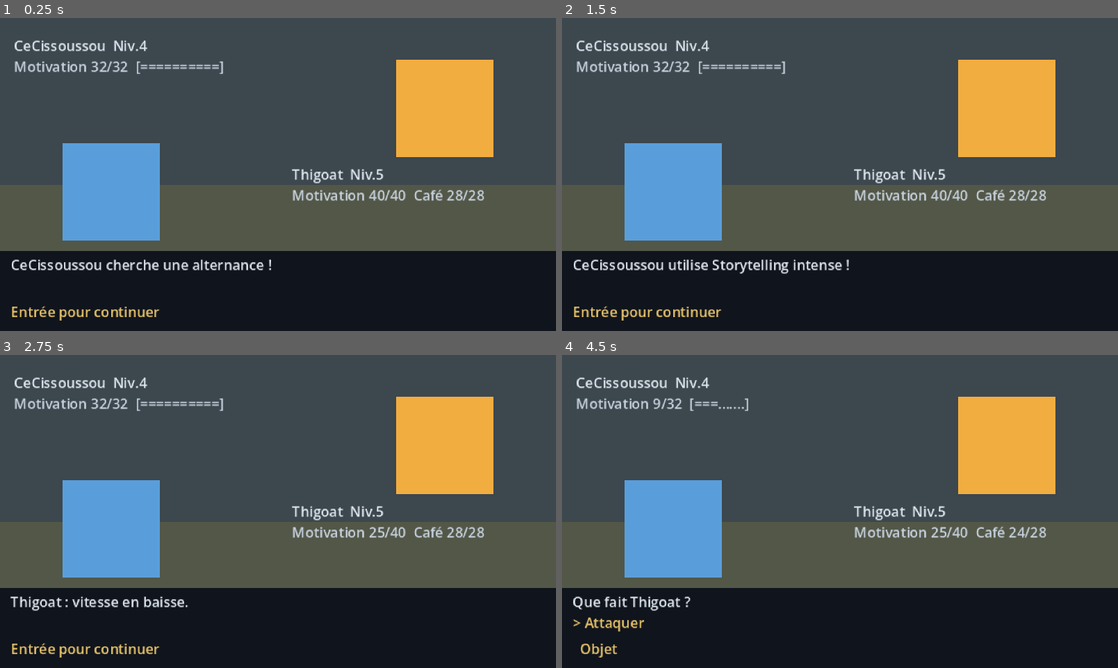
Above: before the commit, frames 1-4 (two rows, left to right).
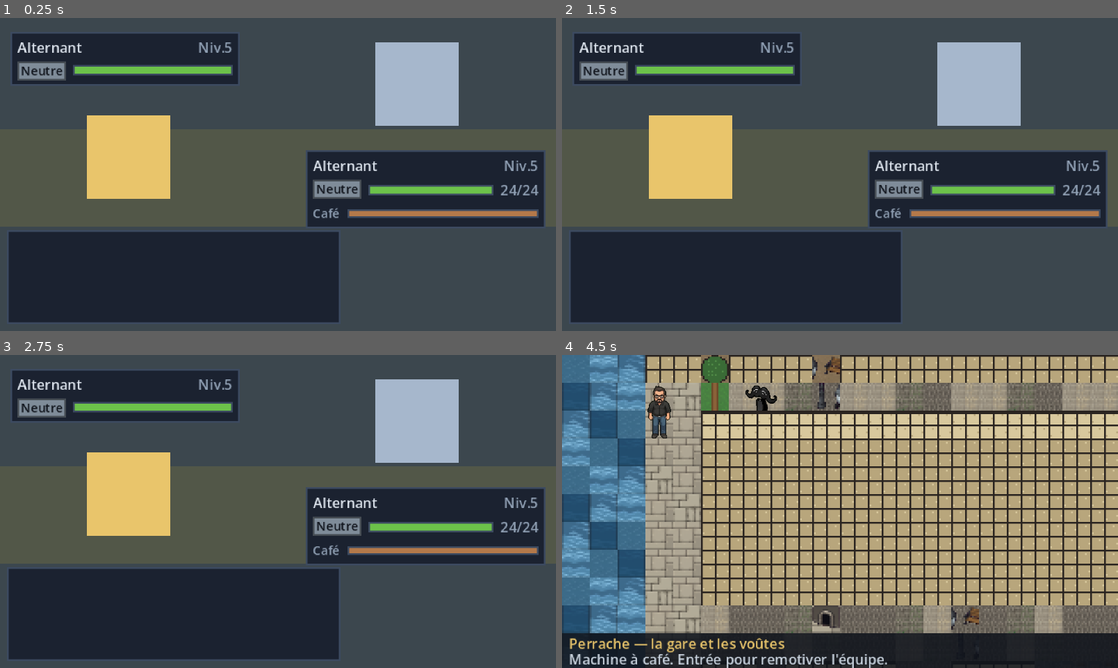
Above: after the commit, the same moments.

Repository: ThibaultGRAND/EEMIDEX
Game: Godot game, scene res://scenes/battle/battle.tscn
Two runs of this game, one before a commit and one after it. Both use one fixed random seed, a clock stepped at 60 frames per second and the inputs below. This scene is started directly instead of the project's main scene.
Inputs:
- Up to frame 1 (0.25 s): no input
- Up to frame 2 (1.5 s): tap Enter (ui_accept) at 0.5, 0.77, 1.25 s; hold Right (ui_right) 0.53-1.28 s; tap Tab at 0.6 s; hold Down (ui_down) from 1.28 s (still down); tap Shift at 1.35 s
- Up to frame 3 (2.75 s): tap Enter (ui_accept) at 1.52, 2 s; release Down (ui_down) at 2.03 s; hold Right (ui_right) from 2.03 s (still down); tap Tab at 2.1 s
- Up to frame 4 (4.5 s): tap Enter (ui_accept) at 2.75, 3.02, 3.77 s; release Right (ui_right) at 2.78 s; hold Up (ui_up) 2.78-3.53 s; tap Shift at 2.85, 4.35 s; hold Left (ui_left) from 3.53 s (still down); tap Tab at 3.6 s

The runs differ from the first frame. In frame 1, 46% of the frame differs, in the area x 0-100%, y 5-100%; in frame 2, 46%; in frame 3, 46%; in frame 4, 90%, in the area x 0-100%, y 0-100%.
Error after the commit: Trying to assign value of type 'PanelContainer' to a variable of type 'Label'. (res://scenes/battle/battle.gd:35)

Commit message:
Les alternants declarent leur planche de sprite
Le champ sprite de GoneData existait depuis le debut sans servir. Les huit
alternants qui ont une planche la declarent : le combat pourra les afficher
au lieu de rectangles de couleur.

Co-Authored-By: Claude Opus 5 <noreply@anthropic.com>

Diff:
--- a/data/gones/e1000.tres
+++ b/data/gones/e1000.tres
@@ -1,8 +1,9 @@
-[gd_resource type="Resource" script_class="GoneData" load_steps=4 format=3]
+[gd_resource type="Resource" script_class="GoneData" load_steps=5 format=3]
 
 [ext_resource type="Script" path="res://scripts/data/gone_data.gd" id="1_script"]
 [ext_resource type="Resource" path="res://data/moves/e1000_1.tres" id="2_base"]
 [ext_resource type="Resource" path="res://data/moves/e1000_2.tres" id="3_signature"]
+[ext_resource type="Texture2D" path="res://assets/sprites/pnj_emile.png" id="4_sprite"]
 
 [resource]
 script = ExtResource("1_script")
@@ -10,6 +11,7 @@
 display_name = "E1000"
 description = "E1000, alternant dev de la promo."
 type = &"dev"
+sprite = ExtResource("4_sprite")
 couleur = Color(0.35, 0.62, 0.86, 1)
 base_pv = 22
 base_attaque = 11
--- a/data/gones/guignome.tres
+++ b/data/gones/guignome.tres
@@ -1,8 +1,9 @@
-[gd_resource type="Resource" script_class="GoneData" load_steps=4 format=3]
+[gd_resource type="Resource" script_class="GoneData" load_steps=5 format=3]
 
 [ext_resource type="Script" path="res://scripts/data/gone_data.gd" id="1_script"]
 [ext_resource type="Resource" path="res://data/moves/guignome_1.tres" id="2_base"]
 [ext_resource type="Resource" path="res://data/moves/guignome_2.tres" id="3_signature"]
+[ext_resource type="Texture2D" path="res://assets/sprites/pnj_guillaume.png" id="4_sprite"]
 
 [resource]
 script = ExtResource("1_script")
@@ -10,6 +11,7 @@
 display_name = "Guignome"
 description = "Guignome, alternant product de la promo."
 type = &"product"
+sprite = ExtResource("4_sprite")
 couleur = Color(0.52, 0.78, 0.45, 1)
 base_pv = 26
 base_attaque = 11
--- a/data/gones/palou.tres
+++ b/data/gones/palou.tres
@@ -1,8 +1,9 @@
-[gd_resource type="Resource" script_class="GoneData" load_steps=4 format=3]
+[gd_resource type="Resource" script_class="GoneData" load_steps=5 format=3]
 
 [ext_resource type="Script" path="res://scripts/data/gone_data.gd" id="1_script"]
 [ext_resource type="Resource" path="res://data/moves/palou_1.tres" id="2_base"]
 [ext_resource type="Resource" path="res://data/moves/palou_2.tres" id="3_signature"]
+[ext_resource type="Texture2D" path="res://assets/sprites/pnj_paloma.png" id="4_sprite"]
 
 [resource]
 script = ExtResource("1_script")
@@ -10,6 +11,7 @@
 display_name = "Palou"
 description = "Palou, alternant marketing de la promo."
 type = &"marketing"
+sprite = ExtResource("4_sprite")
 couleur = Color(0.95, 0.68, 0.25, 1)
 base_pv = 22
 base_attaque = 11
--- a/data/gones/roulian.tres
+++ b/data/gones/roulian.tres
@@ -1,8 +1,9 @@
-[gd_resource type="Resource" script_class="GoneData" load_steps=4 format=3]
+[gd_resource type="Resource" script_class="GoneData" load_steps=5 format=3]
 
 [ext_resource type="Script" path="res://scripts/data/gone_data.gd" id="1_script"]
 [ext_resource type="Resource" path="res://data/moves/roulian_1.tres" id="2_base"]
 [ext_resource type="Resource" path="res://data/moves/roulian_2.tres" id="3_signature"]
+[ext_resource type="Texture2D" path="res://assets/sprites/pnj_julian.png" id="4_sprite"]
 
 [resource]
 script = ExtResource("1_script")
@@ -10,6 +11,7 @@
 display_name = "Roulian"
 description = "Roulian, alternant design de la promo."
 type = &"design"
+sprite = ExtResource("4_sprite")
 couleur = Color(0.85, 0.45, 0.68, 1)
 base_pv = 22
 base_attaque = 11
--- a/data/gones/seb.tres
+++ b/data/gones/seb.tres
@@ -1,8 +1,9 @@
-[gd_resource type="Resource" script_class="GoneData" load_steps=4 format=3]
+[gd_resource type="Resource" script_class="GoneData" load_steps=5 format=3]
 
 [ext_resource type="Script" path="res://scripts/data/gone_data.gd" id="1_script"]
 [ext_resource type="Resource" path="res://data/moves/seb_1.tres" id="2_base"]
 [ext_resource type="Resource" path="res://data/moves/seb_2.tres" id="3_signature"]
+[ext_resource type="Texture2D" path="res://assets/sprites/pnj_seb.png" id="4_sprite"]
 
 [resource]
 script = ExtResource("1_script")
@@ -10,6 +11,7 @@
 display_name = "Seb"
 description = "Seb, alternant dev de la promo."
 type = &"dev"
+sprite = ExtResource("4_sprite")
 couleur = Color(0.35, 0.62, 0.86, 1)
 base_pv = 26
 base_attaque = 11
--- a/data/gones/thigoat.tres
+++ b/data/gones/thigoat.tres
@@ -1,8 +1,9 @@
-[gd_resource type="Resource" script_class="GoneData" load_steps=4 format=3]
+[gd_resource type="Resource" script_class="GoneData" load_steps=5 format=3]
 
 [ext_resource type="Script" path="res://scripts/data/gone_data.gd" id="1_script"]
 [ext_resource type="Resource" path="res://data/moves/thigoat_1.tres" id="2_base"]
 [ext_resource type="Resource" path="res://data/moves/thigoat_2.tres" id="3_signature"]
+[ext_resource type="Texture2D" path="res://assets/sprites/pnj_thibaut.png" id="4_sprite"]
 
 [resource]
 script = ExtResource("1_script")
@@ -10,6 +11,7 @@
 display_name = "Thigoat"
 description = "Thigoat, alternant dev de la promo."
 type = &"dev"
+sprite = ExtResource("4_sprite")
 couleur = Color(0.35, 0.62, 0.86, 1)
 base_pv = 32
 base_attaque = 14
--- a/data/gones/thomasu.tres
+++ b/data/gones/thomasu.tres
@@ -1,8 +1,9 @@
-[gd_resource type="Resource" script_class="GoneData" load_steps=4 format=3]
+[gd_resource type="Resource" script_class="GoneData" load_steps=5 format=3]
 
 [ext_resource type="Script" path="res://scripts/data/gone_data.gd" id="1_script"]
 [ext_resource type="Resource" path="res://data/moves/thomasu_1.tres" id="2_base"]
 [ext_resource type="Resource" path="res://data/moves/thomasu_2.tres" id="3_signature"]
+[ext_resource type="Texture2D" path="res://assets/sprites/pnj_thomas.png" id="4_sprite"]
 
 [resource]
 script = ExtResource("1_script")
@@ -10,6 +11,7 @@
 display_name = "Thomasu"
 description = "Thomasu, alternant dev de la promo."
 type = &"dev"
+sprite = ExtResource("4_sprite")
 couleur = Color(0.35, 0.62, 0.86, 1)
 base_pv = 28
 base_attaque = 8
--- a/data/gones/tortheo.tres
+++ b/data/gones/tortheo.tres
@@ -1,8 +1,9 @@
-[gd_resource type="Resource" script_class="GoneData" load_steps=4 format=3]
+[gd_resource type="Resource" script_class="GoneData" load_steps=5 format=3]
 
 [ext_resource type="Script" path="res://scripts/data/gone_data.gd" id="1_script"]
 [ext_resource type="Resource" path="res://data/moves/tortheo_1.tres" id="2_base"]
 [ext_resource type="Resource" path="res://data/moves/tortheo_2.tres" id="3_signature"]
+[ext_resource type="Texture2D" path="res://assets/sprites/pnj_theophile.png" id="4_sprite"]
 
 [resource]
 script = ExtResource("1_script")
@@ -10,6 +11,7 @@
 display_name = "Tortheo"
 description = "Tortheo, alternant marketing de la promo."
 type = &"marketing"
+sprite = ExtResource("4_sprite")
 couleur = Color(0.95, 0.68, 0.25, 1)
 base_pv = 32
 base_attaque = 14
--- a/scenes/battle/battle.gd
+++ b/scenes/battle/battle.gd
@@ -36,6 +36,7 @@
 
 func _ready() -> void:
 	GameState.assurer_partie()
+	GameState.jouer_musique(&"combat")
 	var fiche: GoneData = GameState.rencontre_en_attente
 	if fiche == null:
 		var sauvages := GameState.gones_sauvages()
--- a/scenes/battle/battle.tscn
+++ b/scenes/battle/battle.tscn
@@ -1,16 +1,20 @@
-[gd_scene load_steps=2 format=3]
+[gd_scene load_steps=6 format=3]
 
 [ext_resource type="Script" path="res://scenes/battle/battle.gd" id="1_battle"]
+[ext_resource type="PackedScene" path="res://scenes/ui/composants/fiche_combattant.tscn" id="2_fiche"]
+[ext_resource type="PackedScene" path="res://scenes/ui/composants/boite_dialogue.tscn" id="3_boite"]
+[ext_resource type="PackedScene" path="res://scenes/ui/composants/liste_menu.tscn" id="4_menu"]
 
 [node name="Battle" type="Control"]
 layout_mode = 3
+anchors_preset = 15
 anchor_right = 1.0
 anchor_bottom = 1.0
 script = ExtResource("1_battle")
 
 [node name="Fond" type="ColorRect" parent="."]
 layout_mode = 1
-anchors_preset = -1
+anchors_preset = 15
 anchor_right = 1.0
 anchor_bottom = 1.0
 color = Color(0.235294, 0.278431, 0.305882, 1)
@@ -18,107 +22,66 @@
 [node name="Sol" type="ColorRect" parent="."]
 layout_mode = 1
 anchors_preset = -1
-anchor_top = 0.533
+anchor_top = 0.355
 anchor_right = 1.0
-anchor_bottom = 0.756
+anchor_bottom = 0.666
 color = Color(0.321569, 0.341176, 0.282353, 1)
 
 [node name="EnnemiSprite" type="ColorRect" parent="."]
 unique_name_in_owner = true
 layout_mode = 1
-anchors_preset = -1
-anchor_left = 0.712
-anchor_top = 0.133
-anchor_right = 0.887
-anchor_bottom = 0.444
+anchors_preset = 0
+offset_left = 216.0
+offset_top = 14.0
+offset_right = 264.0
+offset_bottom = 62.0
 color = Color(0.65098, 0.717647, 0.8, 1)
 
 [node name="JoueurSprite" type="ColorRect" parent="."]
 unique_name_in_owner = true
 layout_mode = 1
-anchors_preset = -1
-anchor_left = 0.112
-anchor_top = 0.4
-anchor_right = 0.287
-anchor_bottom = 0.711
+anchors_preset = 0
+offset_left = 50.0
+offset_top = 56.0
+offset_right = 98.0
+offset_bottom = 104.0
 color = Color(0.913725, 0.772549, 0.419608, 1)
 
-[node name="EnnemiNom" type="Label" parent="."]
+[node name="FicheEnnemi" parent="." instance=ExtResource("2_fiche")]
 unique_name_in_owner = true
 layout_mode = 1
-anchors_preset = -1
-anchor_top = 0.055
-anchor_right = 0.562
-anchor_bottom = 0.122
-offset_left = 8.0
-theme_override_font_sizes/font_size = 8
-text = "Alternant"
+anchors_preset = 0
+offset_left = 6.0
+offset_top = 8.0
+offset_right = 138.0
+offset_bottom = 32.0
+montrer_chiffres = false
 
-[node name="EnnemiPv" type="Label" parent="."]
+[node name="FicheJoueur" parent="." instance=ExtResource("2_fiche")]
 unique_name_in_owner = true
 layout_mode = 1
-anchors_preset = -1
-anchor_top = 0.122
-anchor_right = 0.562
-anchor_bottom = 0.189
-offset_left = 8.0
-theme_override_colors/font_color = Color(0.784314, 0.823529, 0.866667, 1)
-theme_override_font_sizes/font_size = 8
-text = "Motivation --/--"
+anchors_preset = 0
+offset_left = 176.0
+offset_top = 76.0
+offset_right = 314.0
+offset_bottom = 112.0
+montrer_cafe = true
 
-[node name="JoueurNom" type="Label" parent="."]
+[node name="Boite" parent="." instance=ExtResource("3_boite")]
 unique_name_in_owner = true
 layout_mode = 1
-anchors_preset = -1
-anchor_left = 0.525
-anchor_top = 0.467
-anchor_right = 0.975
-anchor_bottom = 0.533
-theme_override_font_sizes/font_size = 8
-text = "Moustachu"
+anchors_preset = 0
+offset_left = 4.0
+offset_top = 122.0
+offset_right = 196.0
+offset_bottom = 176.0
 
-[node name="JoueurPv" type="Label" parent="."]
+[node name="Menu" parent="." instance=ExtResource("4_menu")]
 unique_name_in_owner = true
+visible = false
 layout_mode = 1
-anchors_preset = -1
-anchor_left = 0.525
-anchor_top = 0.533
-anchor_right = 0.975
-anchor_bottom = 0.6
-theme_override_colors/font_color = Color(0.784314, 0.823529, 0.866667, 1)
-theme_override_font_sizes/font_size = 8
-text = "Motivation --/--"
-
-[node name="Panneau" type="ColorRect" parent="."]
-layout_mode = 1
-anchors_preset = -1
-anchor_top = 0.744
-anchor_right = 1.0
-anchor_bottom = 1.0
-color = Color(0.0627451, 0.0784314, 0.109804, 1)
-
-[node name="Journal" type="Label" parent="."]
-unique_name_in_owner = true
-layout_mode = 1
-anchors_preset = -1
-anchor_top = 0.756
-anchor_right = 1.0
-anchor_bottom = 0.822
-offset_left = 6.0
-offset_right = -6.0
-theme_override_font_sizes/font_size = 8
-text = ""
-autowrap_mode = 2
-
-[node name="Menu" type="Label" parent="."]
-unique_name_in_owner = true
-layout_mode = 1
-anchors_preset = -1
-anchor_top = 0.822
-anchor_right = 1.0
-anchor_bottom = 1.0
-offset_left = 6.0
-offset_right = -6.0
-theme_override_colors/font_color = Color(0.913725, 0.772549, 0.419608, 1)
-theme_override_font_sizes/font_size = 8
-text = ""
+anchors_preset = 0
+offset_left = 200.0
+offset_top = 122.0
+offset_right = 316.0
+offset_bottom = 176.0
--- a/scenes/ui/composants/boite_dialogue.gd
+++ b/scenes/ui/composants/boite_dialogue.gd
@@ -48,6 +48,19 @@
 	_page = -1
 	_page_suivante()
 	return dialogue_termine
+
+## Affiche un texte qui reste à l'écran, sans flèche et sans attendre Entrée :
+## l'invite d'un menu (« Que fait Thigoat ? »). Le clavier va au menu.
+func afficher_invite(texte: String) -> void:
+	_arreter_animations()
+	_pages.clear()
+	_page = -1
+	_fleche.visible = false
+	_texte.text = texte
+	_texte.visible_ratio = 0.0
+	_ecriture = create_tween()
+	_ecriture.tween_property(_texte, "visible_ratio", 1.0,
+		float(texte.length()) / maxf(vitesse, 1.0))
 
 ## Vrai tant qu'il reste du texte à écrire ou une page à valider.
 func est_en_cours() -> bool:
--- a/scenes/ui/main_menu.gd
+++ b/scenes/ui/main_menu.gd
@@ -24,6 +24,10 @@
 	_menu.text = "\n".join(lignes)
 
 func _unhandled_input(event: InputEvent) -> void:
+	# Un navigateur refuse de jouer un son tant que le joueur n'a rien touche :
+	# la musique demarre donc a la premiere touche, pas dans _ready().
+	if event is InputEventKey or event is InputEventJoypadButton:
+		GameState.jouer_musique(&"exploration")
 	if event.is_action_pressed("ui_down"):
 		_index = (_index + 1) % _options.size()
 		_rafraichir()
--- a/scenes/world/world.gd
+++ b/scenes/world/world.gd
@@ -55,6 +55,7 @@
 
 func _ready() -> void:
 	GameState.assurer_partie()
+	GameState.jouer_musique(&"exploration")
 	_joueur.deplacement_fini.connect(_sur_case_atteinte)
 	_charger_zone(GameState.zone_courante, GameState.case_joueur)
 	if GameState.dernier_resultat_combat != "":
@@ -431,6 +432,8 @@
 			_message("Rien à faire ici.")
 
 func _ouvrir_menu(contexte: StringName, titre: String, options: Array) -> void:
+	if contexte == &"boutique":
+		GameState.jouer_musique(&"boutique")
 	_menu_contexte = contexte
 	_menu_titre = titre
 	_menu_options = options
@@ -439,6 +442,8 @@
 	_rafraichir_overlay()
 
 func _fermer_menu() -> void:
+	if _menu_contexte == &"boutique":
+		GameState.jouer_musique(&"exploration")
 	_mode = Mode.LIBRE
 	_menu_contexte = &""
 	_volet.visible = false
--- a/scripts/autoload/game_state.gd
+++ b/scripts/autoload/game_state.gd
@@ -14,6 +14,20 @@
 const SCENE_COMBAT := "res://scenes/battle/battle.tscn"
 const SCENE_RYTHME := "res://scenes/minigames/rythme/rythme.tscn"
 const SCENE_FRAPPE := "res://scenes/minigames/frappe/frappe.tscn"
+
+## Les musiques de fond. Une seule joue a la fois, en boucle, et les scenes
+## demandent celle qu'elles veulent : la carte ne connait pas le combat.
+const MUSIQUES := {
+	&"exploration": "res://assets/audio/exploration.ogg",
+	&"combat": "res://assets/audio/combat.ogg",
+	&"boutique": "res://assets/audio/boutique.ogg",
+}
+## Volume de la musique, en decibels. La musique reste derriere le jeu.
+const VOLUME_MUSIQUE_DB := -12.0
+## Temps du fondu entre deux pistes, en secondes.
+const DUREE_FONDU := 0.5
+## Volume d'une piste qui s'efface. -80 dB, c'est le silence pour Godot.
+const VOLUME_SILENCE_DB := -80.0
 
 ## Les 3 ressources ramassées sur la carte. Chacune alimente un mini-jeu.
 const RESSOURCES := {
@@ -48,8 +62,88 @@
 var gone_a_entrainer: int = 0      # index dans l'équipe
 var dernier_resultat_combat: String = ""
 
+# --- Musique ------------------------------------------------------------------
+var musique_courante: StringName = &""
+var _lecteur_musique: AudioStreamPlayer = null
+var _fondu: Tween = null
+
 func _ready() -> void:
 	_charger_catalogues()
+	_preparer_musique()
+
+# =============================================================================
+# Musique
+# =============================================================================
+func _preparer_musique() -> void:
+	_lecteur_musique = AudioStreamPlayer.new()
+	_lecteur_musique.name = "Musique"
+	_lecteur_musique.volume_db = VOLUME_MUSIQUE_DB
+	# La musique continue pendant les menus et les changements de scene.
+	_lecteur_musique.process_mode = Node.PROCESS_MODE_ALWAYS
+	add_child(_lecteur_musique)
+
+## Lance une piste de MUSIQUES, en boucle. Redemander celle qui joue deja ne
+## la recommence pas : on peut l'appeler sans y penser dans chaque _ready().
+## Dans un navigateur, le son ne demarre qu'apres la premiere touche du joueur ;
+## c'est pour cela que l'ecran titre attend une entree avant d'appeler ceci.
+func jouer_musique(id: StringName) -> void:
+	if _lecteur_musique == null:
+		return
+	if id == musique_courante and _lecteur_musique.playing:
+		return
+	if not MUSIQUES.has(id):
+		push_warning("Musique inconnue : %s" % id)
+		return
+	var piste: AudioStream = load(MUSIQUES[id])
+	if piste == null:
+		push_warning("Musique introuvable : %s" % MUSIQUES[id])
+		return
+	if piste is AudioStreamOggVorbis:
+		piste.loop = true
+	musique_courante = id
+	if _lecteur_musique.playing:
+		_enchainer(piste)
+	else:
+		_lecteur_musique.stream = piste
+		_lecteur_musique.volume_db = VOLUME_MUSIQUE_DB
+		_lecteur_musique.play()
+
+## Coupe la musique en douceur.
+func arreter_musique() -> void:
+	if _lecteur_musique == null or not _lecteur_musique.playing:
+		return
+	musique_courante = &""
+	_tuer_fondu()
+	_fondu = create_tween()
+	_fondu.tween_property(_lecteur_musique, "volume_db", VOLUME_SILENCE_DB, DUREE_FONDU)
+	_fondu.tween_callback(_lecteur_musique.stop)
+
+## Baisse la piste en cours, met la suivante, puis remonte le volume.
+func _enchainer(piste: AudioStream) -> void:
+	_tuer_fondu()
+	_fondu = create_tween()
+	_fondu.tween_property(_lecteur_musique, "volume_db", VOLUME_SILENCE_DB, DUREE_FONDU)
+	_fondu.tween_callback(_changer_piste.bind(piste))
+	_fondu.tween_property(_lecteur_musique, "volume_db", VOLUME_MUSIQUE_DB, DUREE_FONDU)
+
+func _changer_piste(piste: AudioStream) -> void:
+	_lecteur_musique.stream = piste
+	_lecteur_musique.play()
+
+func _tuer_fondu() -> void:
+	if _fondu != null and _fondu.is_valid():
+		_fondu.kill()
+	_fondu = null
+
+## A la fermeture du jeu, on arrete la piste et on la lache.
+## Godot signale quand meme « resources still in use at exit » : c'est le
+## serveur audio qui garde la lecture en cours jusqu'apres le menage, pas une
+## fuite du jeu. Le message n'apparait qu'en quittant.
+func _exit_tree() -> void:
+	_tuer_fondu()
+	if _lecteur_musique != null:
+		_lecteur_musique.stop()
+		_lecteur_musique.stream = null
 
 # =============================================================================
 # Catalogues
--- /dev/null
+++ b/tools/_test_musique.gd
@@ -0,0 +1,19 @@
+extends SceneTree
+
+func _initialize() -> void:
+	var gs: Node = root.get_node_or_null("GameState")
+	if gs == null:
+		print("ECHEC : autoload GameState absent")
+		quit()
+		return
+	gs.jouer_musique(&"exploration")
+	var lecteur: AudioStreamPlayer = gs.get_node("Musique")
+	print("1) piste=%s joue=%s" % [lecteur.stream.resource_path, lecteur.playing])
+	await create_timer(1.0).timeout
+	gs.jouer_musique(&"boutique")
+	print("2) demande boutique, courante=%s" % gs.musique_courante)
+	await create_timer(1.5).timeout
+	print("3) piste=%s joue=%s volume=%.1f" % [lecteur.stream.resource_path, lecteur.playing, lecteur.volume_db])
+	gs.jouer_musique(&"boutique")
+	print("4) redemande boutique : piste=%s joue=%s" % [lecteur.stream.resource_path, lecteur.playing])
+	quit()
